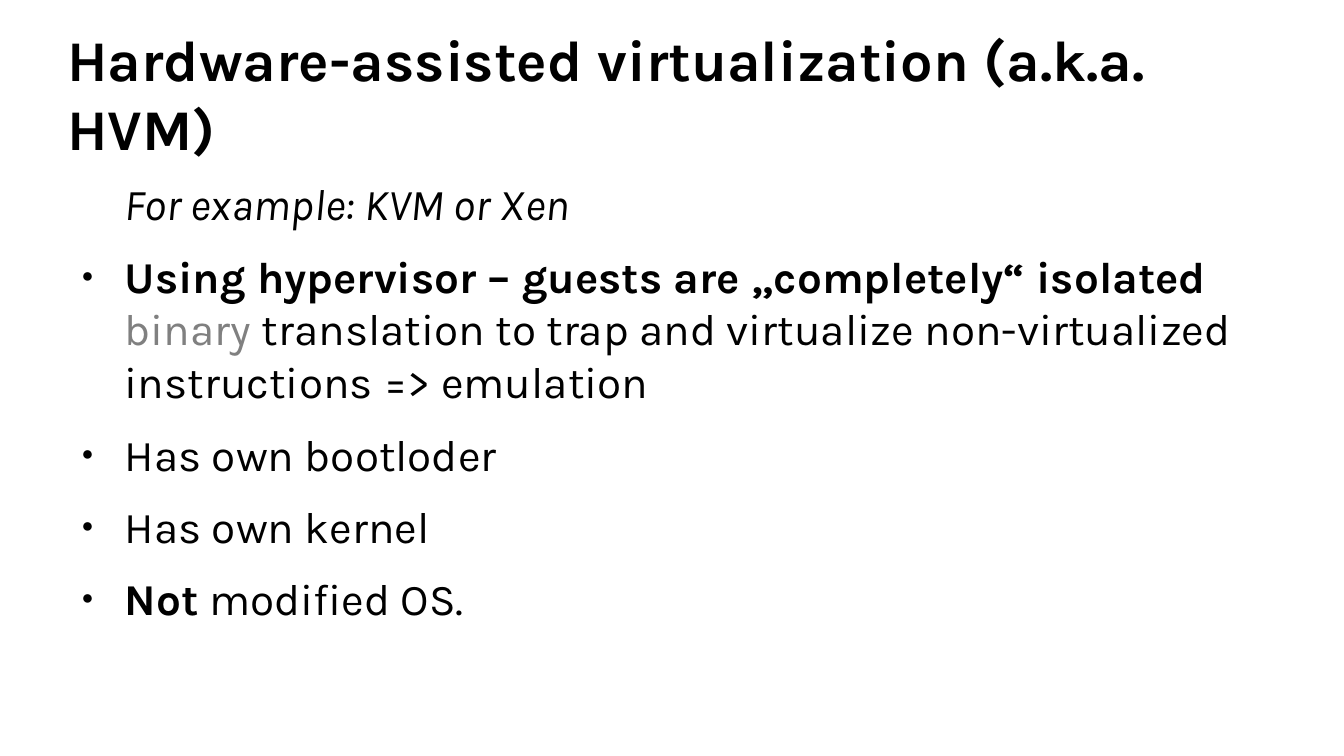
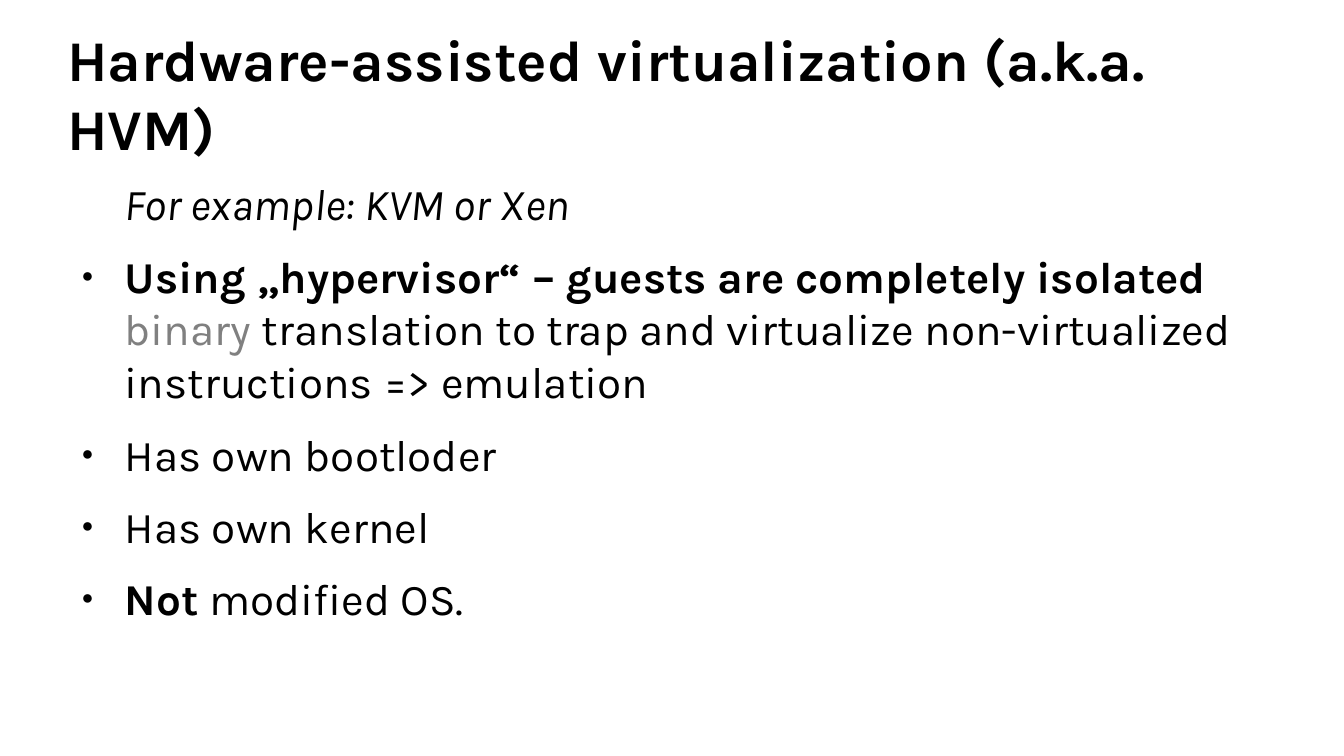
Before and after one commit to djz88/docs, a slide deck: slide 6 of kontejnery/kernel_isolation_linuxdays2017.odp. Drawn at 1344x756 pixels with LibreOffice and Linux fonts; fonts in the diff are those of the drawing; background and template pictures are left out. Boxes give left, top, right and bottom in pixels: in the first picture for what was removed or moved away, otherwise in the second. Text is boxed around its words. In the diff, an @@ line names an element or a change of style, - is before the commit and + after.

```diff
--- a/kontejnery/kernel_isolation_linuxdays2017.odp
+++ b/kontejnery/kernel_isolation_linuxdays2017.odp
@@ text at [125, 261, 1231, 399]: text changed @@
-● Using hypervisor – guests are „completely“ isolated
-  binary translation to trap and virtualize non-virtualized instructions => emulation
+● Using „hypervisor“ – guests are completely isolated
+  binary translation to trap and virtualize non-virtualized instructions => emulation
```
Also in this commit, not shown: 4 other slides changed, 1 other file.
